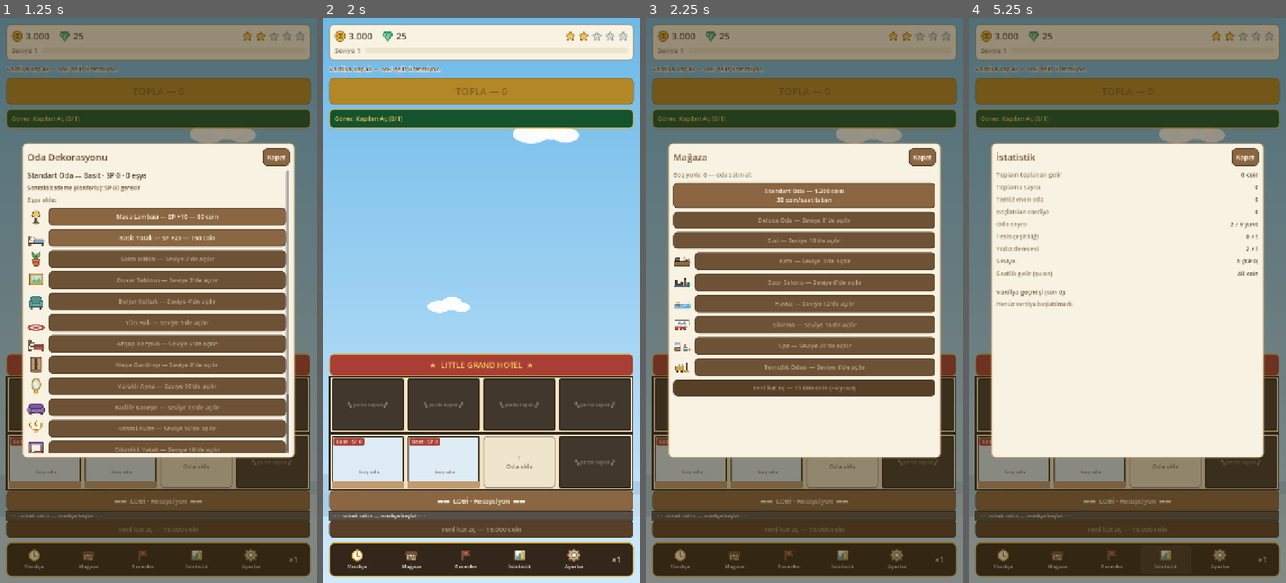
Above: before the commit, frames 1-4 (left to right).
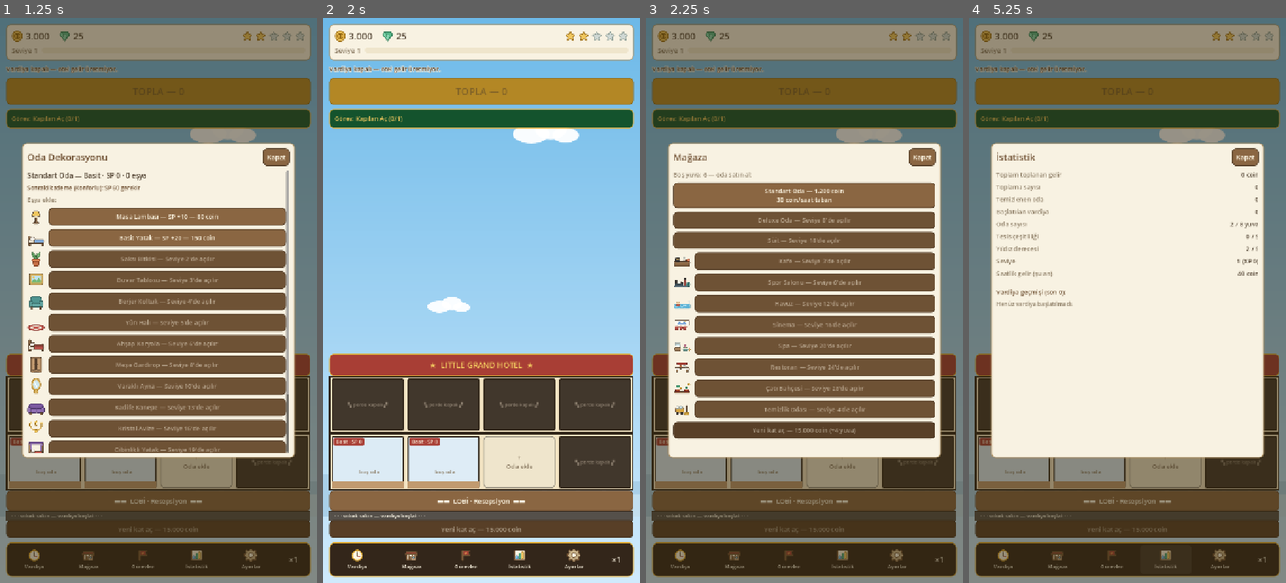
Above: after the commit, the same moments.

Repository: Eren-Ozcan/LittleGrandHotel
Game: Godot game, scene res://main.tscn
The game is run twice, just before and just after one commit, with the same random seed, the same clock (stepped at 60 frames per second) and the same inputs.
Inputs (mouse positions are in pixels of both pictures, inside the frame that each line leads up to):
- Up to frame 1 (1.25 s): click (44, 464) at 0.52 s
- Up to frame 2 (2 s): click (443, 464) at 1.27 s
- Up to frame 3 (2.25 s): click "+ Oda ekle" at 2 s
- Up to frame 4 (5.25 s): click (1003, 560) at 2.77 s; click (1057, 560) at 3.52 s; click (1111, 560) at 4.27 s; click (1165, 560) at 5.02 s

Frames 1-2 are identical in both runs. In frame 3, 5.8% of the frame differs, in the area x 8-92%, y 61-75%; in frame 4, nothing differs.

Commit message:
Gec oyun: Restoran + Cati Bahcesi, gorev zinciri 20 goreve cikti
- Yeni tesisler: Restoran (Sv.24, 200/saat) ve Cati Bahcesi (Sv.28, 260/saat)
  + Hotel City tarzi SVG'ler ve duvar kagidi renkleri
- q18-q20: Aksam Servisi, Gokyuzu Bahcesi, Tam Kadro (16 oda)
- Gec oyun denge testi: 6 kat, 5 tesis, Ikonik suitler, 5 yildiz;
  24 saat vardiya marji %2,8 (kabul bandi %1-35)

Co-Authored-By: Claude Fable 5 <noreply@anthropic.com>

Diff:
--- /dev/null
+++ b/assets/rooms/restaurant.svg
@@ -0,0 +1,13 @@
+<svg xmlns="http://www.w3.org/2000/svg" width="96" height="64" viewBox="0 0 96 64">
+  <rect x="10" y="36" width="76" height="8" rx="3" fill="#fdfaf2" stroke="#55402e" stroke-width="2.5"/>
+  <rect x="16" y="44" width="8" height="16" fill="#8a6642" stroke="#55402e" stroke-width="2.5"/>
+  <rect x="72" y="44" width="8" height="16" fill="#8a6642" stroke="#55402e" stroke-width="2.5"/>
+  <path d="M 30 36 a 10 5 0 0 0 20 0 z" fill="#c2ccc8" stroke="#55402e" stroke-width="2.5"/>
+  <circle cx="40" cy="28" r="6" fill="#e8843c" stroke="#8a4527" stroke-width="2.5"/>
+  <path d="M 60 22 v 14 M 57 22 v 5 M 63 22 v 5" fill="none" stroke="#9fa8a4" stroke-width="2.5" stroke-linecap="round"/>
+  <path d="M 70 22 v 14 M 70 22 a 4 6 0 0 1 4 6 l -4 1" fill="none" stroke="#9fa8a4" stroke-width="2.5" stroke-linecap="round"/>
+  <rect x="20" y="8" width="56" height="10" rx="4" fill="#a83e35" stroke="#6e2620" stroke-width="2.5"/>
+  <circle cx="28" cy="13" r="1.8" fill="#f0c75e"/>
+  <circle cx="48" cy="13" r="1.8" fill="#f0c75e"/>
+  <circle cx="68" cy="13" r="1.8" fill="#f0c75e"/>
+</svg>
--- /dev/null
+++ b/assets/rooms/roof_garden.svg
@@ -0,0 +1,11 @@
+<svg xmlns="http://www.w3.org/2000/svg" width="96" height="64" viewBox="0 0 96 64">
+  <rect x="6" y="50" width="84" height="10" rx="3" fill="#a8845f" stroke="#55402e" stroke-width="2.5"/>
+  <rect x="14" y="40" width="20" height="10" rx="2" fill="#b3552f" stroke="#6e2620" stroke-width="2.5"/>
+  <path d="M 24 40 v -14 M 24 26 c -8 2 -10 -8 -2 -8 c 0 -6 10 -6 10 0 c 8 0 6 10 -2 8" fill="#58b88a" stroke="#2f7a56" stroke-width="2.5" stroke-linejoin="round"/>
+  <rect x="62" y="40" width="20" height="10" rx="2" fill="#b3552f" stroke="#6e2620" stroke-width="2.5"/>
+  <path d="M 72 40 v -10 M 72 32 q -6 -2 -6 -8 q 6 0 6 8 M 72 32 q 6 -2 6 -8 q -6 0 -6 8" fill="#58b88a" stroke="#2f7a56" stroke-width="2.2" stroke-linejoin="round"/>
+  <path d="M 40 50 v -18 M 34 36 h 12 M 36 32 h 8" fill="none" stroke="#8a6642" stroke-width="2.5" stroke-linecap="round"/>
+  <path d="M 34 28 a 14 10 0 0 1 12 0 a 6 6 0 0 1 -12 0" fill="#e0a92f" stroke="#a07118" stroke-width="2"/>
+  <circle cx="86" cy="10" r="6" fill="#f0c75e" stroke="#a07118" stroke-width="2"/>
+  <path d="M 52 44 q 4 -6 10 -4" fill="none" stroke="#2f7a56" stroke-width="2.5" stroke-linecap="round"/>
+</svg>
--- a/data/economy.json
+++ b/data/economy.json
@@ -32,6 +32,8 @@
     "pool":     { "name": "Havuz", "category": "facility", "base_income": 90, "price": 12000, "unlock_level": 12 },
     "cinema":   { "name": "Sinema", "category": "facility", "base_income": 120, "price": 18000, "unlock_level": 16 },
     "spa":      { "name": "Spa", "category": "facility", "base_income": 150, "price": 26000, "unlock_level": 20 },
+    "restaurant":  { "name": "Restoran", "category": "facility", "base_income": 200, "price": 34000, "unlock_level": 24 },
+    "roof_garden": { "name": "Çatı Bahçesi", "category": "facility", "base_income": 260, "price": 45000, "unlock_level": 28 },
 
     "housekeeping": { "name": "Temizlik Odası", "category": "functional", "base_income": 0, "price": 2500, "unlock_level": 4 }
   },
--- a/data/quests.json
+++ b/data/quests.json
@@ -16,6 +16,9 @@
     { "id": "q14", "name": "Lüks Hayat", "desc": "Bir odayı Lüks kademesine çıkar (SP 300+).", "type": "tier", "target": 3, "reward_coins": 6000, "reward_gems": 10 },
     { "id": "q15", "name": "Havuz Keyfi", "desc": "Havuz aç.", "type": "own_type", "room": "pool", "target": 1, "reward_coins": 5000, "reward_gems": 10 },
     { "id": "q16", "name": "İmparatorluk", "desc": "10 odaya ulaş.", "type": "rooms", "target": 10, "reward_coins": 8000, "reward_gems": 20 },
-    { "id": "q17", "name": "Beş Yıldız", "desc": "5 yıldız — şehrin en iyi oteli!", "type": "star", "target": 5, "reward_coins": 20000, "reward_gems": 50 }
+    { "id": "q17", "name": "Beş Yıldız", "desc": "5 yıldız — şehrin en iyi oteli!", "type": "star", "target": 5, "reward_coins": 20000, "reward_gems": 50 },
+    { "id": "q18", "name": "Akşam Servisi", "desc": "Restoran aç — mutfak kokusu lobiye yayılsın.", "type": "own_type", "room": "restaurant", "target": 1, "reward_coins": 10000, "reward_gems": 20 },
+    { "id": "q19", "name": "Gökyüzü Bahçesi", "desc": "Çatı Bahçesi aç — şehir manzaralı huzur.", "type": "own_type", "room": "roof_garden", "target": 1, "reward_coins": 12000, "reward_gems": 25 },
+    { "id": "q20", "name": "Tam Kadro", "desc": "16 odaya ulaş — koca bir imparatorluk.", "type": "rooms", "target": 16, "reward_coins": 25000, "reward_gems": 40 }
   ]
 }
--- a/src/main.gd
+++ b/src/main.gd
@@ -35,6 +35,8 @@
 	"pool": Color("dff2f7"),
 	"cinema": Color("e8e3ef"),
 	"spa": Color("eaf3e8"),
+	"restaurant": Color("f7e7d4"),
+	"roof_garden": Color("e4f2dd"),
 	"housekeeping": Color("efe9db"),
 }
 
--- a/tests/sim_check.gd
+++ b/tests/sim_check.gd
@@ -205,6 +205,42 @@
 	DirAccess.remove_absolute(ProjectSettings.globalize_path(v2_path))
 	g4.free()
 
+	# 14) Geç oyun turu: yeni tesisler, 5 yıldız, 24 saat vardiya marjı
+	var g5 = GameScript.new()
+	g5.eco = g.eco
+	g5.quests = g.quests
+	g5.new_game()
+	g5.coins = 1500000
+	g5.add_xp(g5.xp_for_level(28) - g5.xp)
+	check(g5.level() >= 28, "seviye 28'e yükseltildi")
+	while g5.floors < int(g5.eco.building.max_floors):
+		check(g5.buy_floor(), "kat alındı (%d. kat)" % g5.floors)
+	check(g5.max_slots() == 24, "6 katta 24 yuva")
+	check(g5.buy_room("restaurant"), "Restoran alındı")
+	check(g5.buy_room("roof_garden"), "Çatı Bahçesi alındı")
+	for t in ["cafe", "gym", "pool", "housekeeping"]:
+		g5.buy_room(t)
+	check(g5.facility_diversity() == 5, "tesis çeşitliliği 5 (tavan)")
+	while g5.can_buy_room("suite"):
+		g5.buy_room("suite")
+	check(g5.rooms.size() == 24, "tüm yuvalar dolu")
+	for r in g5.rooms:
+		if g5.room_def(r.type).category == "guest" and r.type == "suite":
+			r["items"] = ["bed_canopy", "bed_canopy", "chandelier", "chandelier", "sofa_velvet"]  # SP 630
+			check(g5.room_tier(r) == 4, "süit İkonik kademede")
+			break
+	for r in g5.rooms:
+		if r.type == "suite":
+			r["items"] = ["bed_canopy", "bed_canopy", "chandelier", "chandelier", "sofa_velvet"]
+	check(g5.star_rating() == 5, "geç oyun oteli 5 yıldız (şu an %d)" % g5.star_rating())
+	var lg_cost: float = g5.shift_cost(24)
+	var lg_income: float = g5.hourly_income() * 24.0
+	var lg_margin := lg_cost / lg_income
+	print("       geç oyun: 24 saat maliyet %d · gelir %.0f · marj %%%.1f" % [int(lg_cost), lg_income, lg_margin * 100.0])
+	check(lg_margin > 0.01 and lg_margin < 0.35, "geç oyun vardiya marjı makul bantta")
+	check(g5.floor_price() >= 350000 or g5.floors == int(g5.eco.building.max_floors), "kat fiyat eğrisi tavana ulaştı")
+	g5.free()
+
 	g.free()
 	g2.free()
 	print("TÜM TESTLER GEÇTİ" if failures == 0 else "%d test BAŞARISIZ" % failures)
Not shown, added: assets/rooms/restaurant.svg.import
Not shown, added: assets/rooms/roof_garden.svg.import
